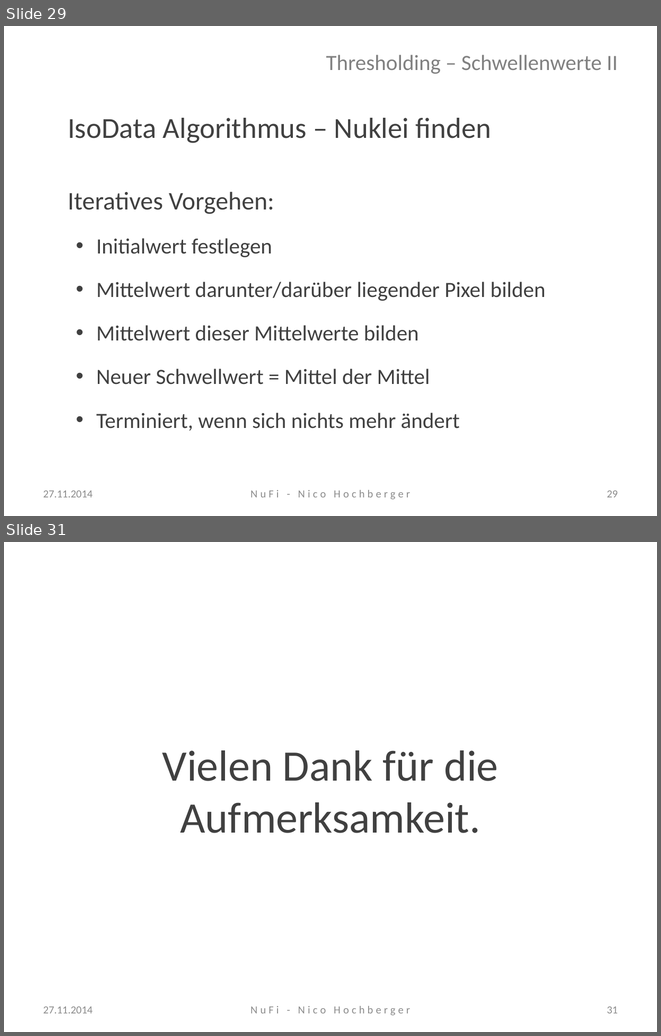
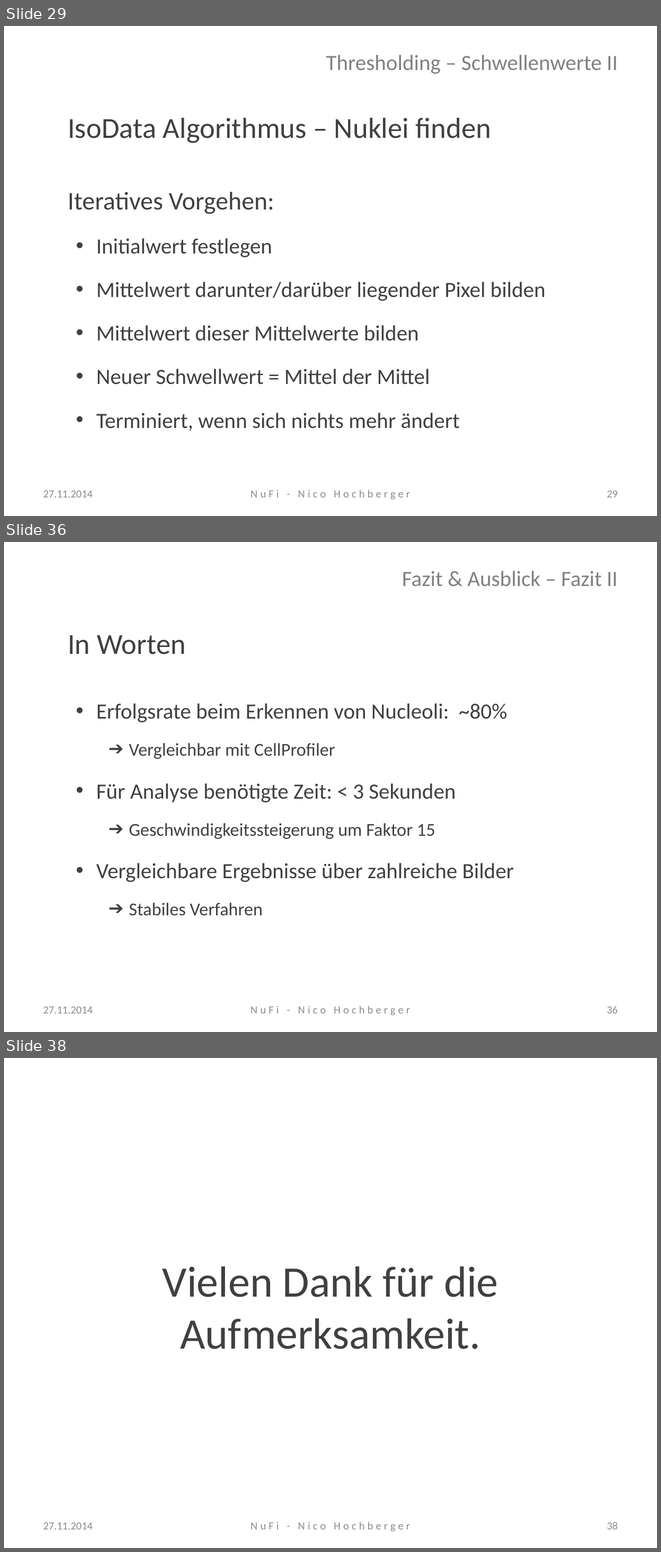
Before and after one commit to nhochberger/NuFiDocumentation, a slide deck: presentation/NuFi-Vortrag.pptx. Shown one above the other, each under a label of ours: slides 29 and 31 before the commit, slides 29, 36 and 38 after it; the slides between them are not shown. The pictures are 661x1036 and 661x1552 pixels, drawn with LibreOffice and Linux fonts; fonts in the diff are those of the drawing; background and template pictures are left out. Boxes give left, top, right and bottom in pixels: in the first picture for what was removed or moved away, otherwise in the second. Text is boxed around its words. In the diff, an @@ line names an element or a change of style, - is before the commit and + after.

```diff
--- a/presentation/NuFi-Vortrag.pptx
+++ b/presentation/NuFi-Vortrag.pptx
@@ slide 36 added at <box>4,542,657,1032</box>, background #FFFFFF @@
@@ title added at <box>402,571,618,586</box>, 24 pt, text #808080 @@
+Fazit & Ausblick – Fazit II
@@ text added at <box>68,635,514,916</box>, 24 pt, text #404040 @@
+In Worten
+  • Erfolgsrate beim Erkennen von Nucleoli: ~80%
+    ➔ Vergleichbar mit CellProfiler
+  • Für Analyse benötigte Zeit: < 3 Sekunden
+    ➔ Geschwindigkeitssteigerung um Faktor 15
+  • Vergleichbare Ergebnisse über zahlreiche Bilder
+    ➔ Stabiles Verfahren
@@ text added at <box>43,1006,93,1013</box>, 12 pt, text #8C8C8C @@
+27.11.2014
@@ text added at <box>250,1006,410,1015</box>, 12 pt, text #8C8C8C @@
+NuFi - Nico Hochberger
@@ page number added at <box>607,1006,618,1013</box>, 12 pt, text #8C8C8C @@
+36
@@ what was slide 31 is now slide 38 @@
@@ page number at <box>607,1522,618,1529</box>: text changed @@
-31
+38
```
Also in this commit, not shown: 3 slides changed, 6 other slides added, 1 other file.
